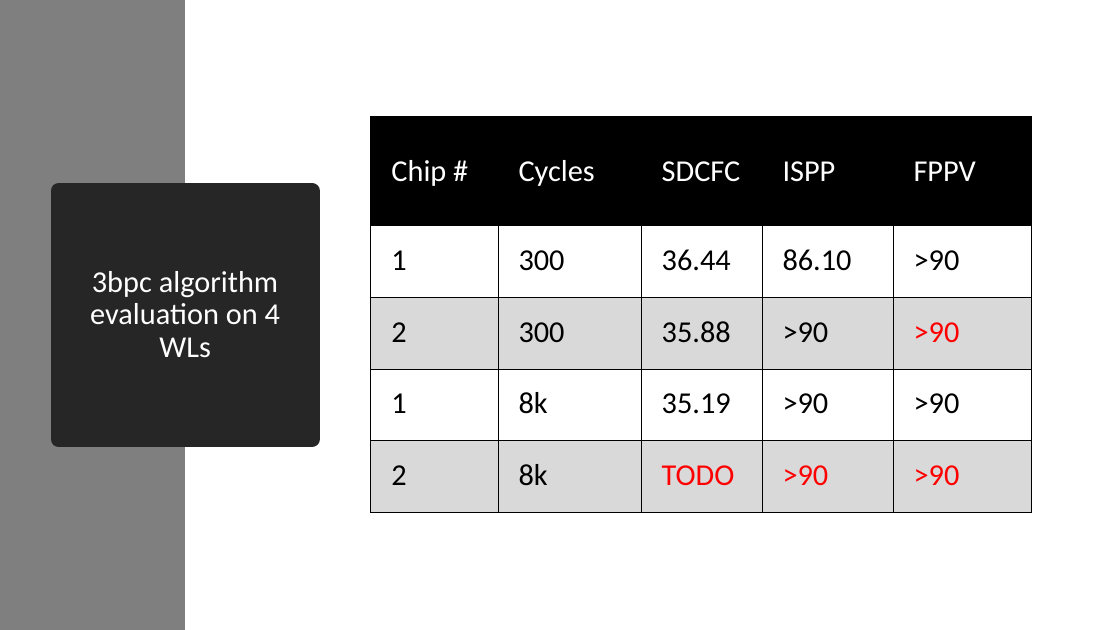
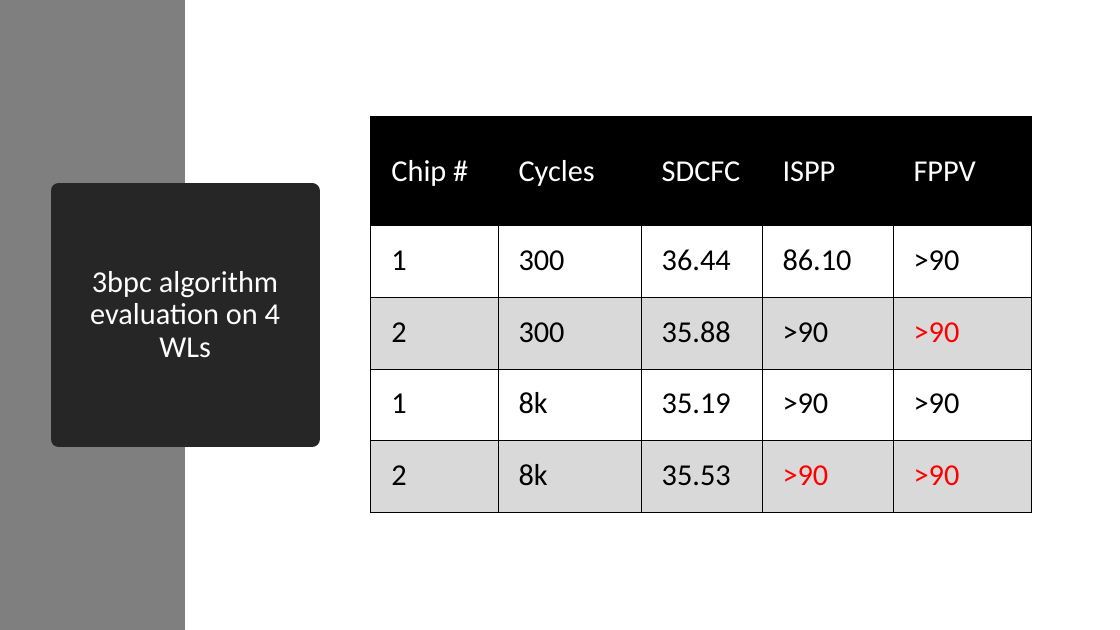
Before and after one commit to akashlevy/RRAM-RADAR-Tuning, a slide deck: slide 17 of presentations/Updates 8-12-20.pptx. Drawn at 1120x630 pixels with LibreOffice and Linux fonts; fonts in the diff are those of the drawing. Boxes give left, top, right and bottom in pixels: in the first picture for what was removed or moved away, otherwise in the second. Text is boxed around its words. In the diff, an @@ line names an element or a change of style, - is before the commit and + after.

```diff
--- a/presentations/Updates 8-12-20.pptx
+++ b/presentations/Updates 8-12-20.pptx
@@ table at (x1=371, y1=117, x2=1031, y2=513) @@
-row 5, column 3: TODO
+row 5, column 3: 35.53
```
Also in this commit, not shown: 2 other slides changed, 1 slide added, 5 other files.
